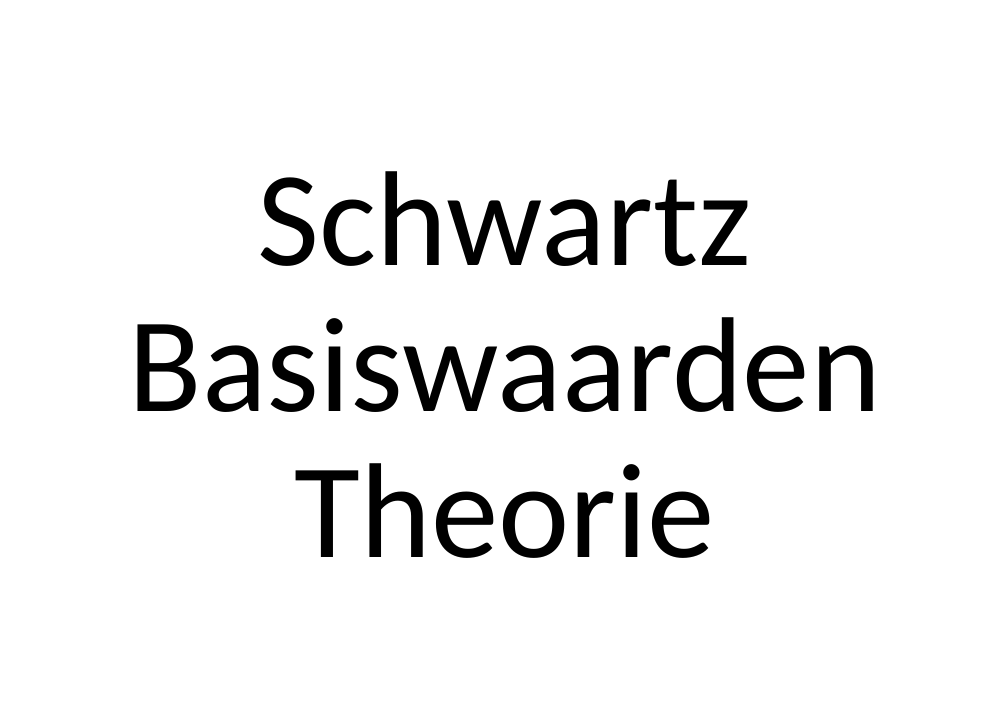
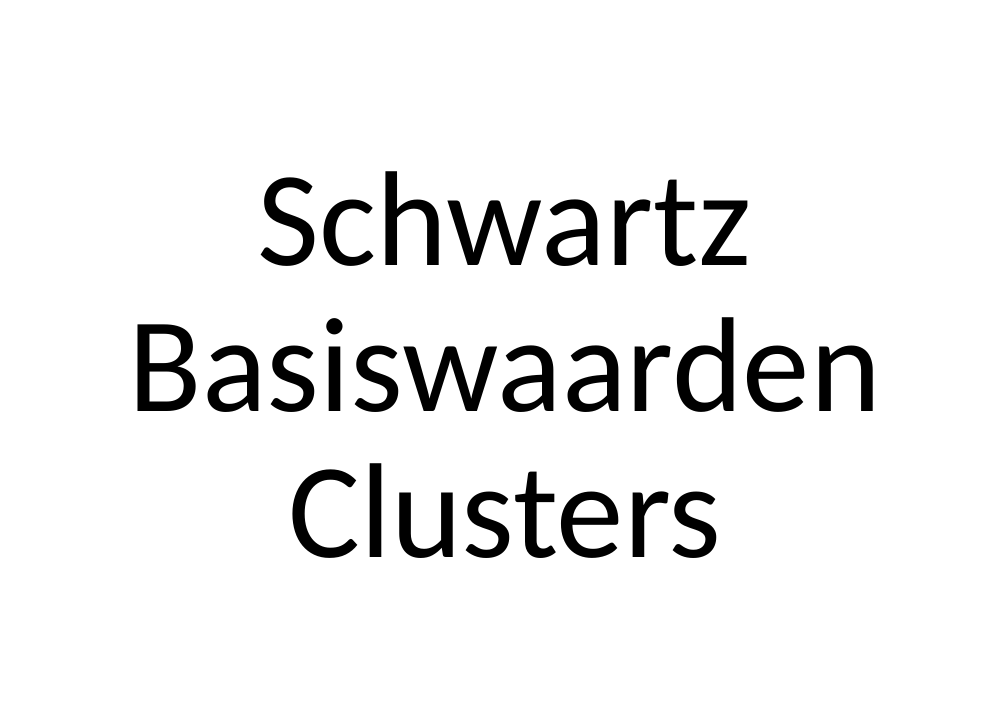
Before and after one commit to ScrumFacilitators/Schwartz-Universal-Values, a slide deck: slide 3 of Schwartz Basis Menselijke Waarden.pptx. Drawn at 1008x719 pixels with LibreOffice and Linux fonts; fonts in the diff are those of the drawing; background and template pictures are left out. Boxes give left, top, right and bottom in pixels: in the first picture for what was removed or moved away, otherwise in the second. Text is boxed around its words. In the diff, an @@ line names an element or a change of style, - is before the commit and + after.

```diff
--- a/Schwartz Basis Menselijke Waarden.pptx
+++ b/Schwartz Basis Menselijke Waarden.pptx
@@ text at [129, 171, 881, 558]: text changed @@
-Schwartz Basiswaarden Theorie
+Schwartz Basiswaarden Clusters
```
Also in this commit, not shown: 2 other slides changed, 1 slide added.
